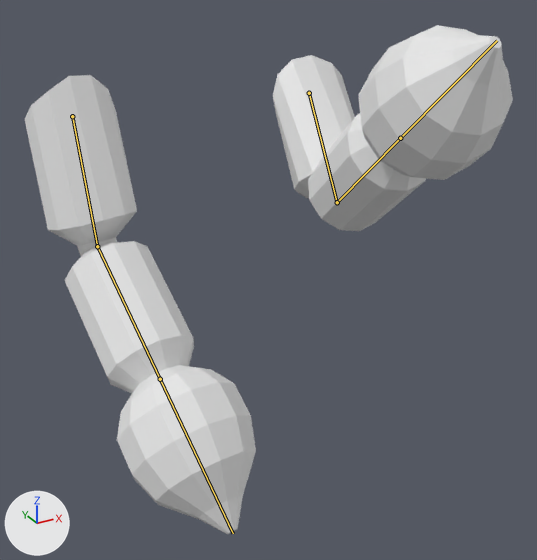
The FBX model Assets/Models/Player/Player_walk.fbx: old version first, new version second.
One viewpoint serves both versions: a 50 mm camera at (-0.354, -0.811, 0.161) aimed at (-0.003, -0.172, -0.158). Lighting does not change. The marker at lower left points along +X, +Y and +Z. The older version comes first. Both versions are drawn at frame 31 of the action 'Scene'; the numbers are the values there. The bones that change, and the others that lie on the model, are drawn over the model as lines.

In view in the first picture: 'Player'.
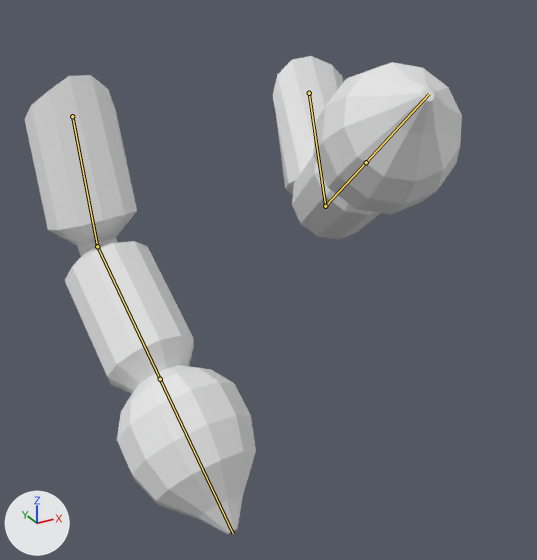
The edits, one by one:
Bone 'Arm1.l' (bone_arm1_l) turns from (-19, -12, -51) to (-17, -10, -59) degrees about its own x, y and z.
Bone 'Arm2.l' (bone_arm2_l) turns from (35, -22, 82) to (40, -23, 79) degrees about its own x, y and z.

Where the change shows, as pixel boxes (x1, y1, x2, y2) in the pictures (537 x 560 px):
'Player', posed (10% narrower, 6% shorter)
    before: (25, 25, 513, 534)
    after: (25, 56, 462, 534)
bone 'Arm1.l', root to tip
    before: (309, 93) to (337, 202)
    after: (309, 93) to (325, 206)
bone 'Arm2.l', root to tip
    before: (337, 202) to (400, 138)
    after: (325, 206) to (366, 162)
